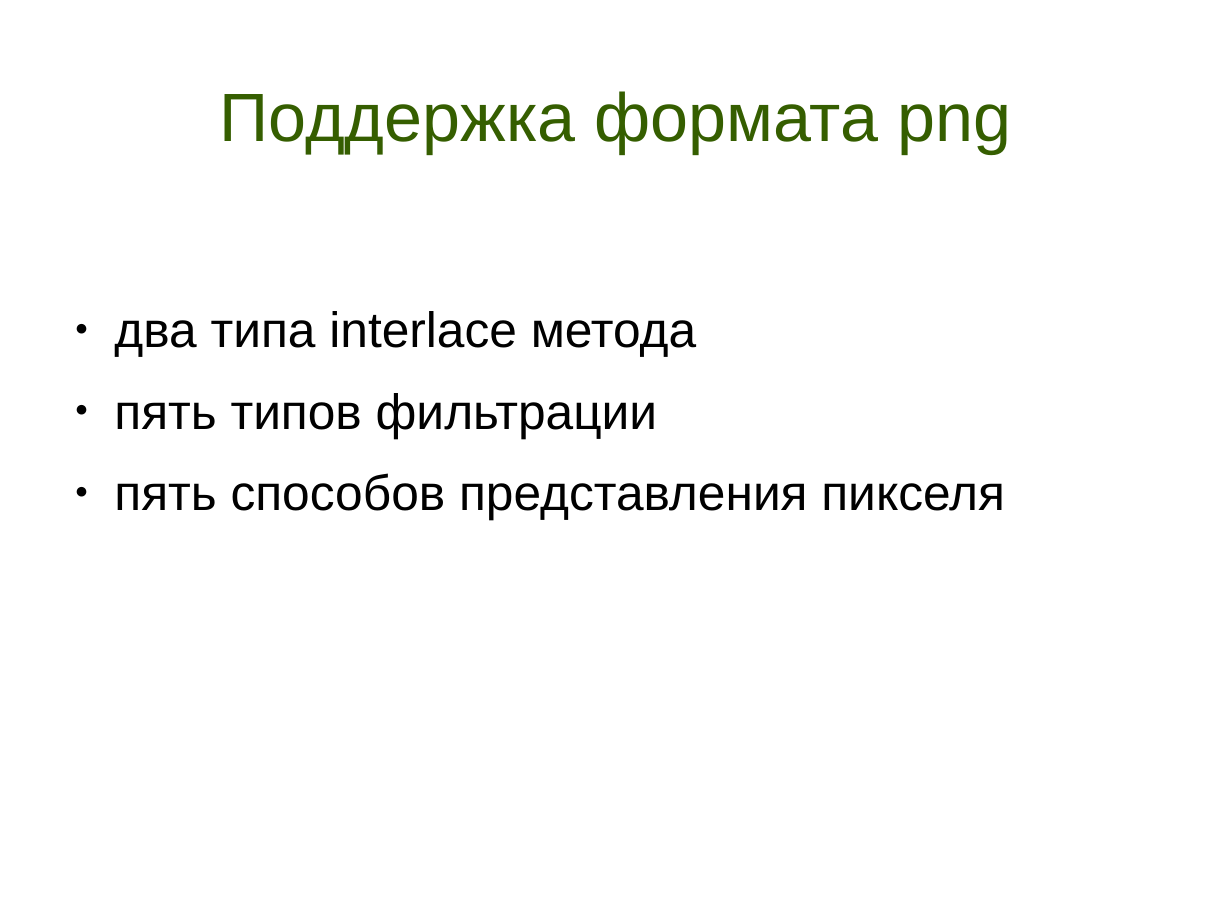
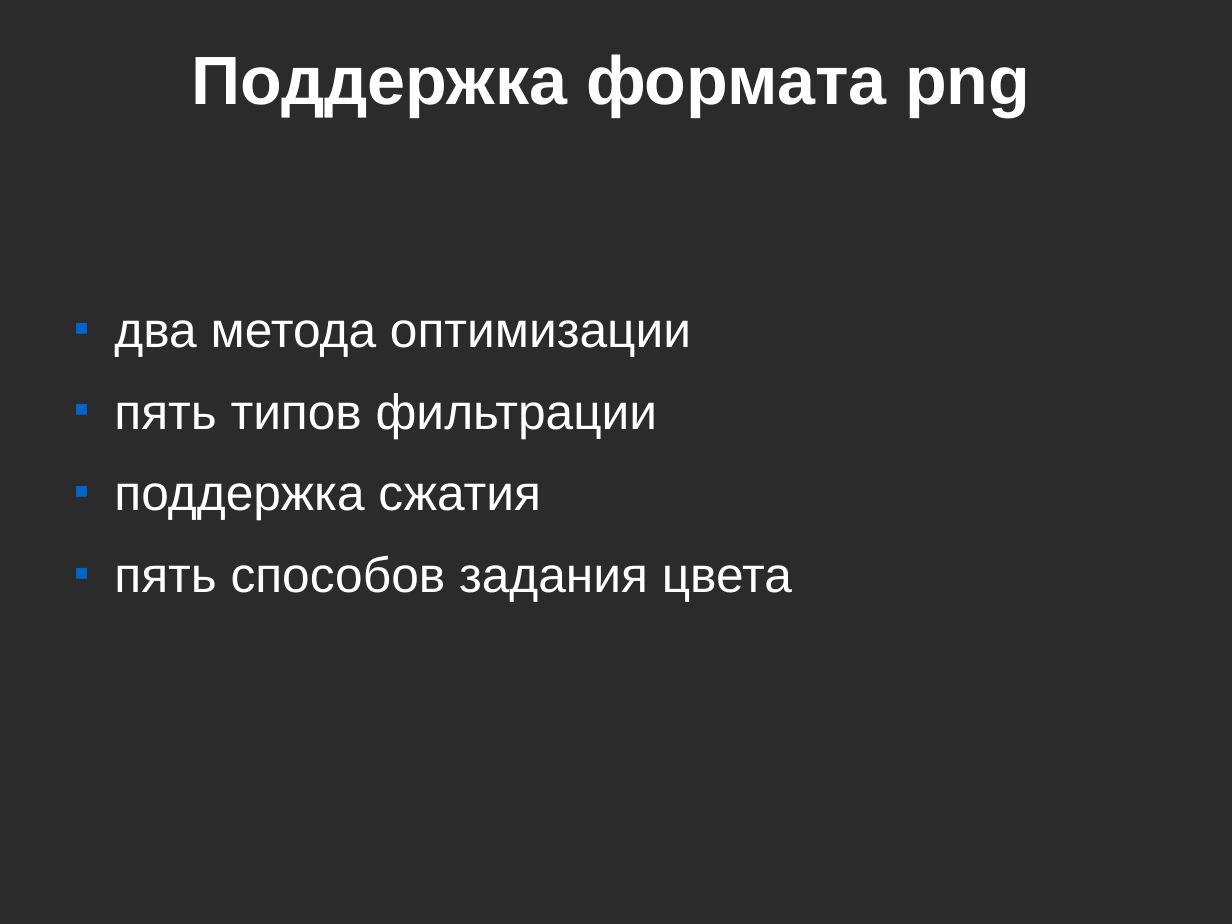
Before and after one commit to tipe/searchbycolor, a slide deck: slide 5 of Presentation.odp. Drawn at 1232x924 pixels with LibreOffice and Linux fonts; fonts in the diff are those of the drawing; background and template pictures are left out; a plain dark background stands for a picture behind light text. Boxes give left, top, right and bottom in pixels: in the first picture for what was removed or moved away, otherwise in the second. Text is boxed around its words. In the diff, an @@ line names an element or a change of style, - is before the commit and + after.

```diff
--- a/Presentation.odp
+++ b/Presentation.odp
@@ background #FFFFFF to picture (left out) @@
@@ title "Поддержка формата png": place and size @@
-title "Поддержка формата png" at [219,91,1011,153]
+title "Поддержка формата png" at [191,54,1030,117]
@@ title "Поддержка формата png" at [191,54,1030,117]: text colour #355E00 to #FFFFFF, bold on @@
@@ text at [114,320,691,357]: text changed; text colour #000000 to #FFFFFF @@
-● два типа interlace метода
+■ два метода оптимизации
@@ text at [114,393,658,438]: text colour #000000 to #FFFFFF in "пять типов фильтрации"; bullet ● to ■; bullet colour #000000 to #0066CC @@
@@ text at [114,483,792,601]: text changed; text colour #000000 to #FFFFFF @@
-● пять способов представления пикселя
+■ поддержка сжатия
+■ пять способов задания цвета
```
Also in this commit, not shown: 11 other slides changed, 1 slide added, 1 slide removed.
